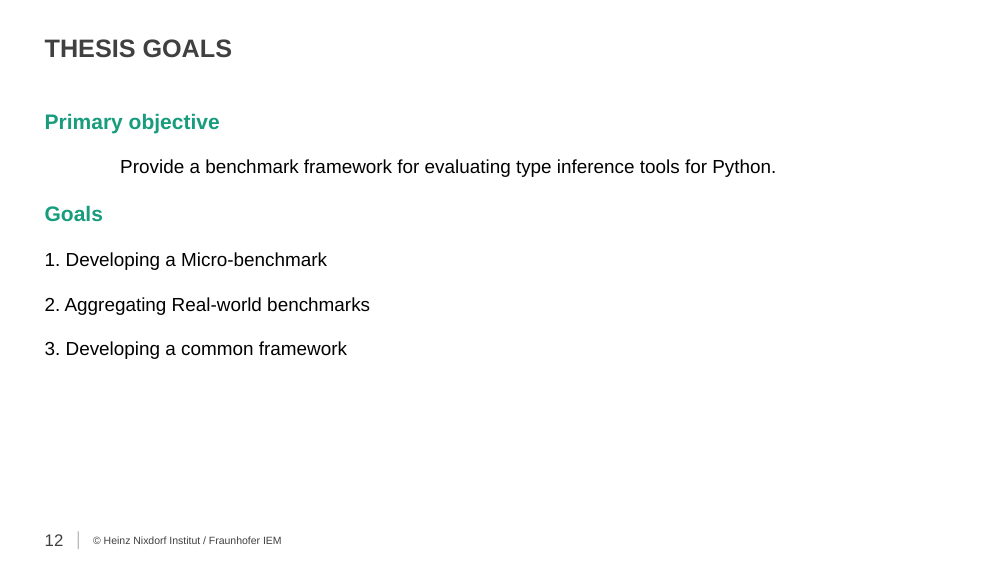
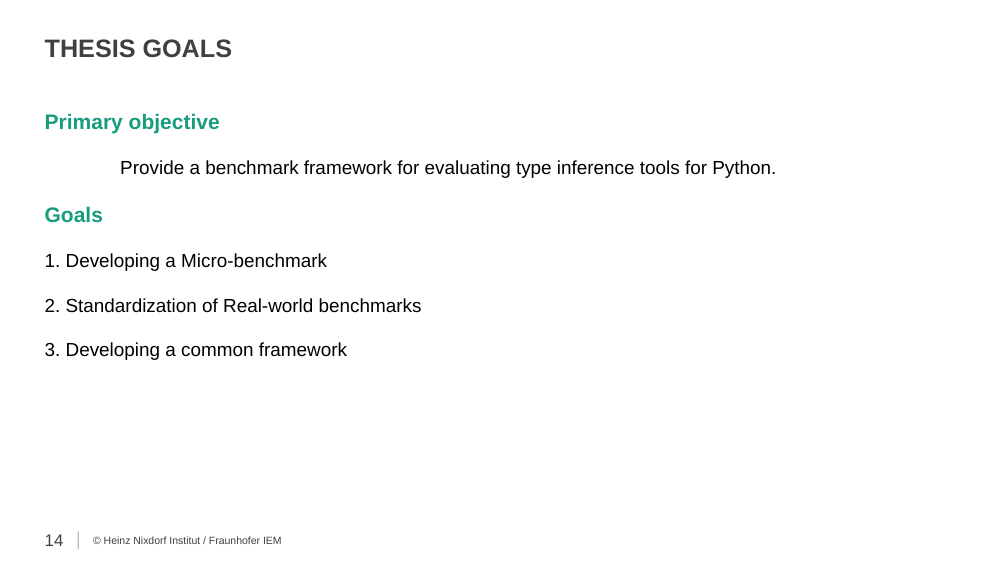
Before and after one commit to secure-software-engineering/TypeEvalPy, a slide deck: slide 14 of proposal/proposal_Samkutty.pptx (slide 12 before the commit). Drawn at 1008x567 pixels with LibreOffice and Linux fonts; fonts in the diff are those of the drawing; background and template pictures are left out. Boxes give left, top, right and bottom in pixels: in the first picture for what was removed or moved away, otherwise in the second. Text is boxed around its words. In the diff, an @@ line names an element or a change of style, - is before the commit and + after.

```diff
--- a/proposal/proposal_Samkutty.pptx
+++ b/proposal/proposal_Samkutty.pptx
@@ text at bbox=[45, 298, 422, 313]: text changed @@
-2. Aggregating Real-world benchmarks
+2. Standardization of Real-world benchmarks
@@ page number at bbox=[45, 534, 64, 546]: text changed @@
-12
+14
```
Also in this commit, not shown: 10 other slides changed, 3 slides added.
